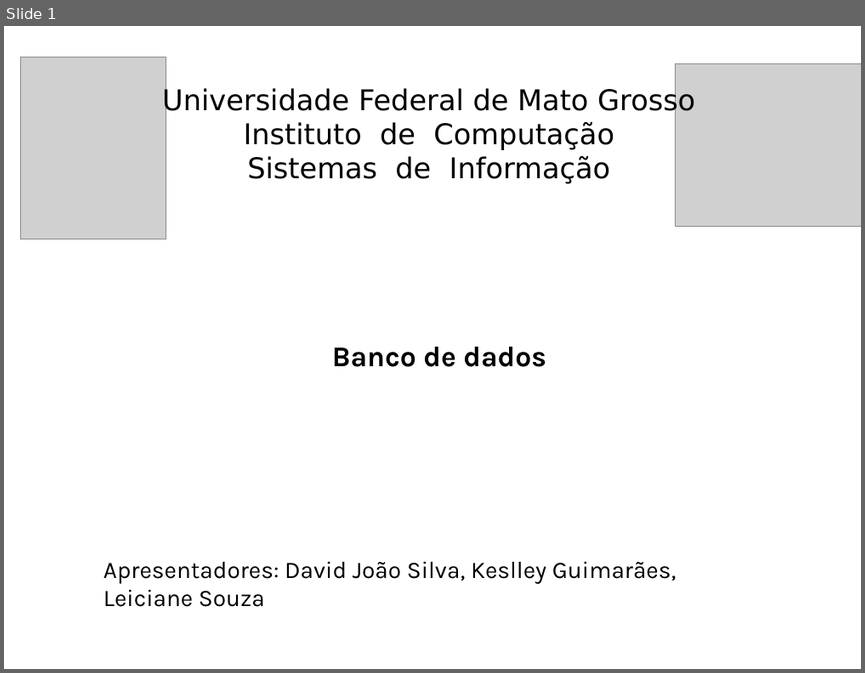
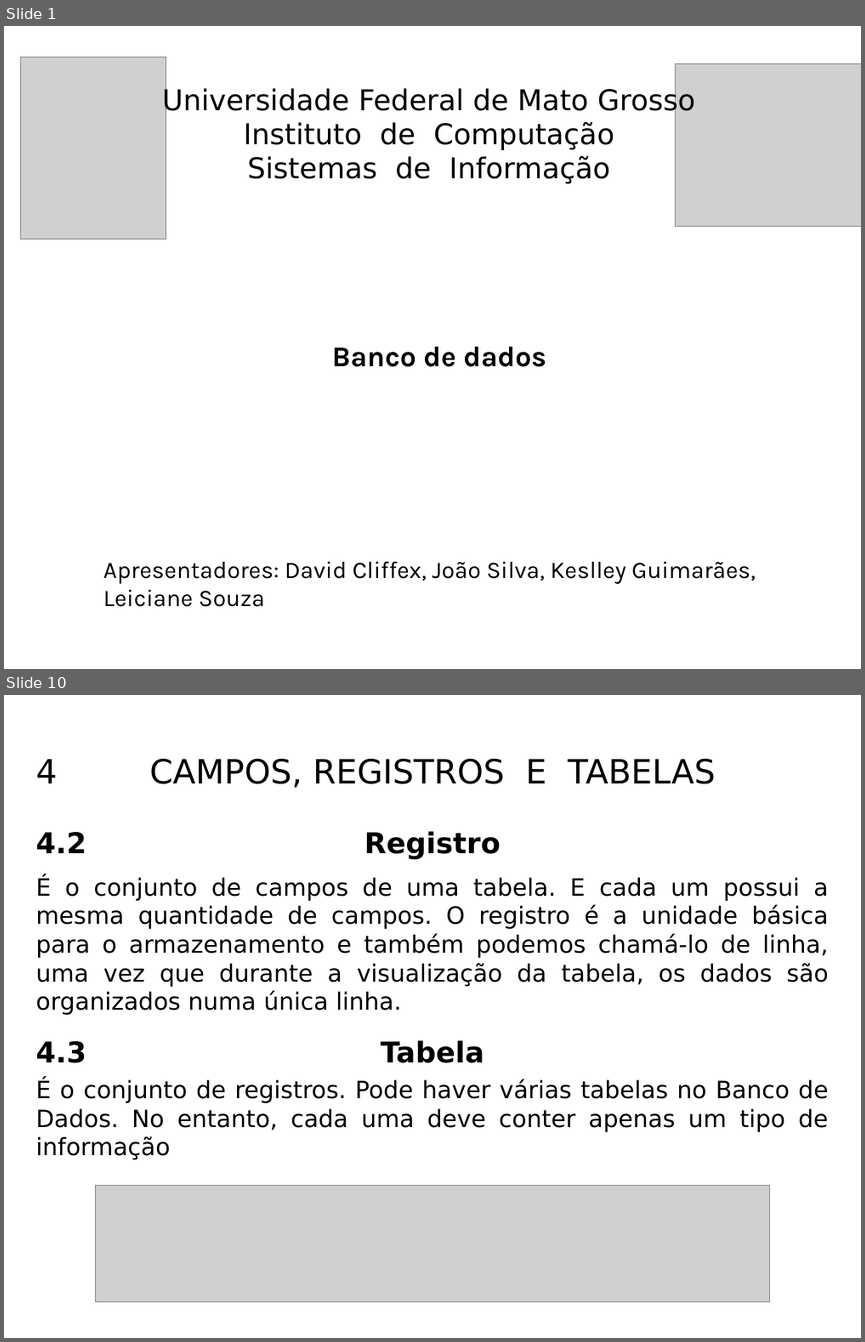
Before and after one commit to KeslleyWillian/Faculdade, a slide deck: 1-semestre/Fundamentos-da-computacao/Banco_de_dados.pptx. Shown one above the other, each under a label of ours: slide 1 before the commit, slides 1 and 10 after it; the slides between them are not shown. The pictures are 865x673 and 865x1342 pixels, drawn with LibreOffice and Linux fonts; fonts in the diff are those of the drawing; grey boxes stand for pictures. Boxes give left, top, right and bottom in pixels: in the first picture for what was removed or moved away, otherwise in the second. Text is boxed around its words. In the diff, an @@ line names an element or a change of style, - is before the commit and + after.

```diff
--- a/1-semestre/Fundamentos-da-computacao/Banco_de_dados.pptx
+++ b/1-semestre/Fundamentos-da-computacao/Banco_de_dados.pptx
@@ slide 10 added at (4, 695, 861, 1338), background #FFFFFF @@
@@ text added at (36, 759, 58, 783), 28 pt, text #000000 @@
+4
@@ text added at (149, 759, 715, 788), 28 pt, text #000000 @@
+CAMPOS, REGISTROS E TABELAS
@@ text added at (36, 832, 86, 853), 24 pt, text #000000, bold @@
+4.2
@@ text added at (364, 831, 500, 859), 24 pt, text #000000, bold @@
+Registro
@@ text added at (36, 876, 828, 1015), 20 pt, text #000000 @@
+É o conjunto de campos de uma tabela. E cada um possui a mesma quantidade de campos. O registro é a unidade básica para o armazenamento e também podemos chamá-lo de linha, uma vez que durante a visualização da tabela, os dados são organizados numa única linha.
@@ text added at (36, 1041, 86, 1063), 24 pt, text #000000, bold @@
+4.3
@@ text added at (381, 1040, 484, 1063), 24 pt, text #000000, bold @@
+Tabela
@@ text added at (36, 1078, 828, 1160), 20 pt, text #000000 @@
+É o conjunto de registros. Pode haver várias tabelas no Banco de Dados. No entanto, cada uma deve conter apenas um tipo de informação
@@ picture added at (95, 1185, 769, 1302) @@
@@ slide 1 changed as well @@
@@ text at (103, 561, 755, 607): text changed @@
-Apresentadores: David João Silva, Keslley Guimarães, Leiciane Souza
+Apresentadores: David Cliffex, João Silva, Keslley Guimarães, Leiciane Souza
```
Also in this commit, not shown: 4 other slides changed, 14 other slides added, 6 slides removed, 20 other files.
